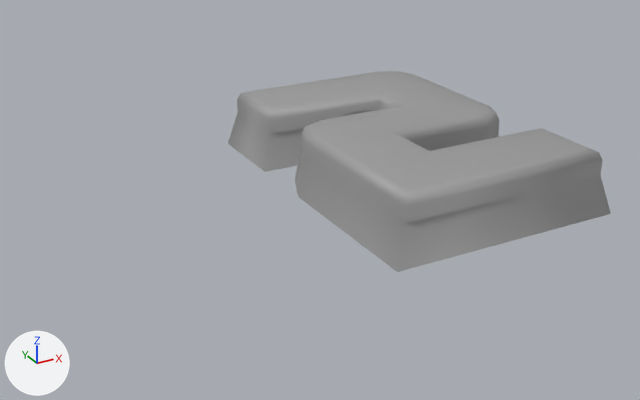
The FBX model Assets/- Asset Store/Custom/Numbers/Number_2.fbx: old version first, new version second.
The view is the same before and after, from a 50 mm lens placed at (-0.48, -0.701, 0.38), pointed at (-0.106, -0.021, 0.04). The lights are fixed; the arrows at lower left show +X, +Y and +Z. Where no turn or scale is listed for an object, it has been applied to the vertices.

The first picture shows 'Number_2'.
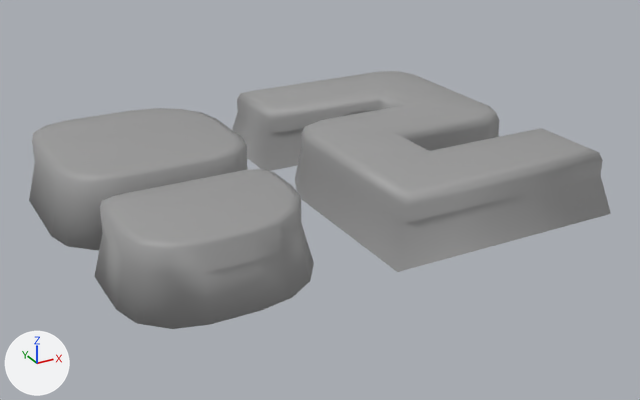
The newer file is also turned or shifted as a whole; pictures and numbers use the older file's frame.

The change, as JSON lines over the scene's bpy script:
```json
{"block": "me_cube_009", "where": "# used by ob_number_2; location = (0.0, 0.0, 0.0)"}
{"op": "remove", "block": "me_cube_009", "code": "me_cube_009.from_pydata(...)  # 100 vertices, 94 faces; spans x -0.118..0.118, y -0.174..0.173, z 0.037..0.1"}
{"op": "add", "block": "me_cube_009", "code": "me_cube_009.from_pydata(...)  # 242 vertices, 234 faces; spans x -0.348..0.118, y -0.175..0.173, z 0.037..0.1"}
{"block": "me_cube_009", "change": "me_cube_009 part 1: a new loose piece of 73 vertices spanning x -0.336..-0.165, y -0.175..-0.038, z 0.038..0.1, in mat_material (grey #9b9b9b)"}
{"block": "me_cube_009", "change": "me_cube_009 part 2: a new loose piece of 69 vertices spanning x -0.348..-0.152, y -0.025..0.171, z 0.038..0.1, in mat_material (grey #9b9b9b)"}
```

Location of each change, [x1, y1, x2, y2] in pixels of the pictures (640 x 400 px):
```json
{"object": "Number_2", "change": "reshaped", "before": [228, 71, 611, 272], "after": [29, 71, 611, 329], "on screen": "52% wider, 28% taller"}
{"part": 1, "of": "me_cube_009", "change": "added", "after": [94, 169, 314, 329]}
{"part": 2, "of": "me_cube_009", "change": "added", "after": [29, 108, 248, 250]}
```
